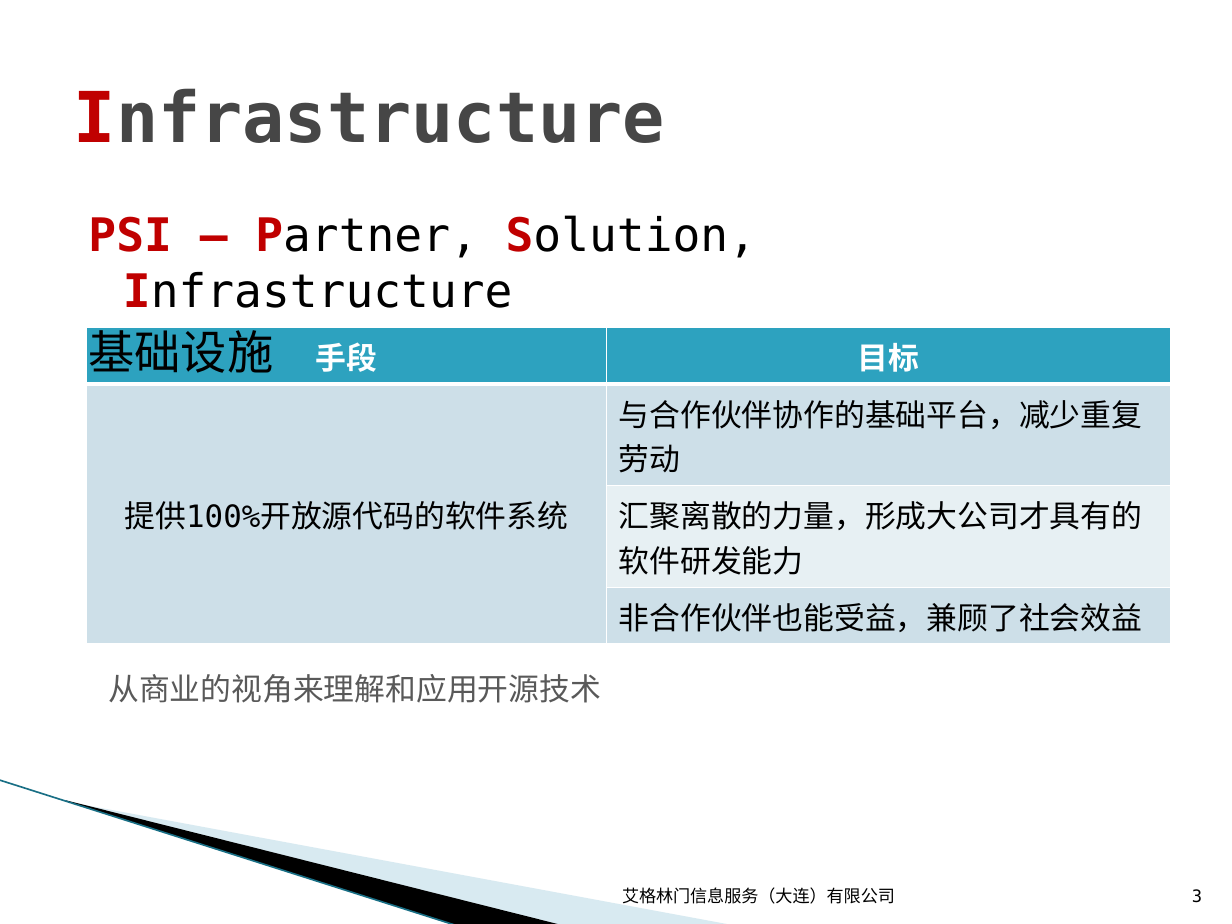
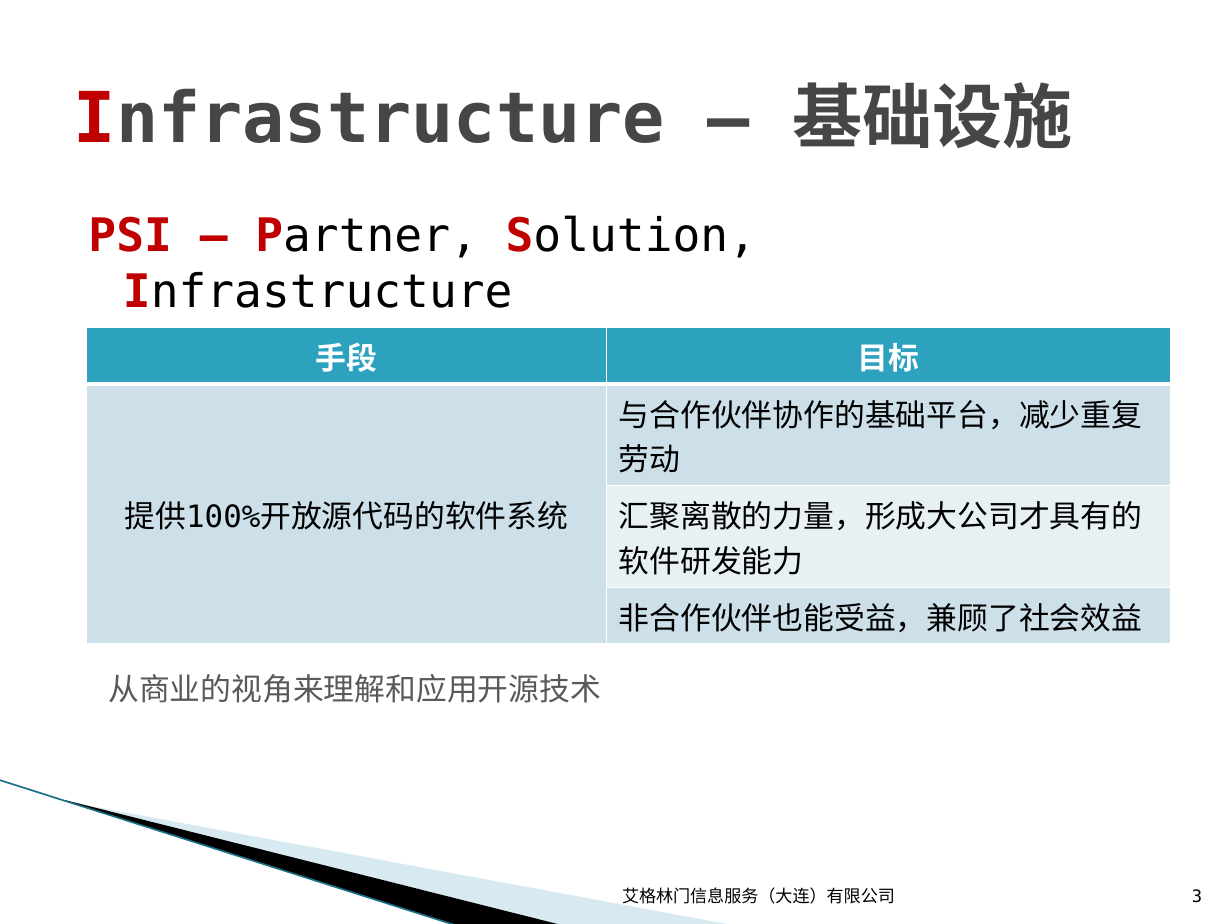
Before and after one commit to wuzhiping/PSI, a slide deck: slide 3 of doc/01 战略/PSI产品战略.pptx. Drawn at 1232x924 pixels with LibreOffice and Linux fonts; fonts in the diff are those of the drawing; background and template pictures are left out. Boxes give left, top, right and bottom in pixels: in the first picture for what was removed or moved away, otherwise in the second. Text is boxed around its words. In the diff, an @@ line names an element or a change of style, - is before the commit and + after.

```diff
--- a/doc/01 战略/PSI产品战略.pptx
+++ b/doc/01 战略/PSI产品战略.pptx
@@ title at box(74, 82, 1073, 148): text changed @@
-Infrastructure
+Infrastructure – 基础设施
@@ text at box(88, 322, 273, 373): paragraph removed @@
-基础设施
```
Also in this commit, not shown: 1 slide added.
